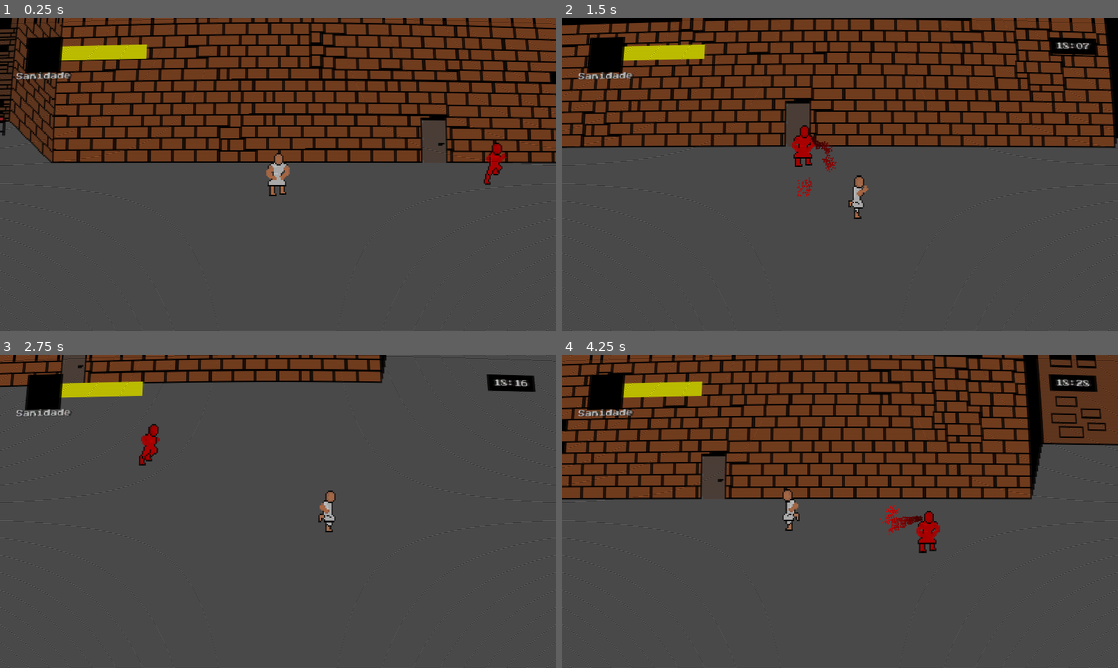
Above: before the commit, frames 1-4 (two rows, left to right).
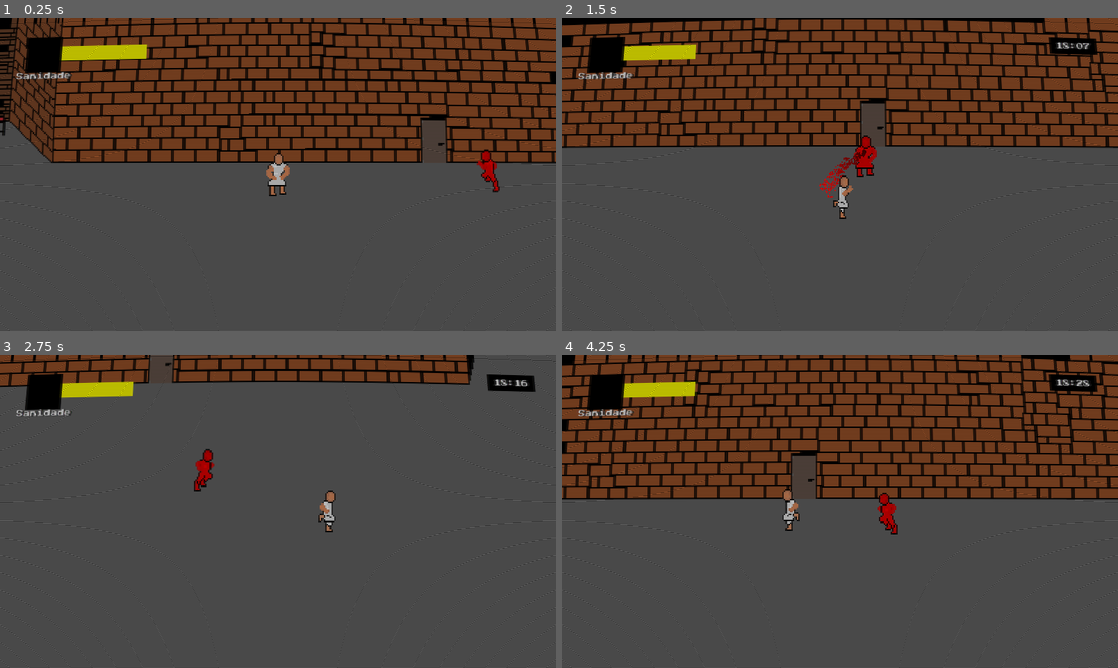
Above: after the commit, the same moments.

Repository: FarofaFaction/Criascript-Jam-Game
Game: Godot game, scene res://Game/Room/room.tscn
The game is run twice, just before and just after one commit, with the same random seed, the same clock (stepped at 60 frames per second) and the same inputs. This scene is started directly instead of the project's main scene.
Inputs:
- Up to frame 1 (0.25 s): no input
- Up to frame 2 (1.5 s): hold Right (ui_right) 0.53-1.28 s; hold Shift (Run) 0.53-1.28 s; hold Down (ui_down) from 1.28 s (still down); tap Shift (Run) at 1.35 s
- Up to frame 3 (2.75 s): release Down (ui_down) at 2.03 s; hold Right (ui_right) from 2.03 s (still down); hold Shift (Run) from 2.03 s (still down)
- Up to frame 4 (4.25 s): release Right (ui_right) at 2.78 s; release Shift (Run) at 2.78 s; hold Up (ui_up) 2.78-3.53 s; tap Shift (Run) at 2.85 s; hold Left (ui_left) from 3.53 s (still down); hold Shift (Run) from 3.53 s (still down)

The runs differ from the first frame. In frame 1, 0.4% of the frame differs, in the area x 85-92%, y 39-56%; in frame 2, 15%; in frame 3, 4.1%; in frame 4, 17%, in the area x 0-100%, y 0-64%.

Commit message:
update

Diff:
--- a/Game/Enemy/State_idle.gd
+++ b/Game/Enemy/State_idle.gd
@@ -29,7 +29,7 @@
 func Physics_Update():
 	if !enemy:
 		Transitioned.emit(self, "EnemyFollow")
-	move_direction = Vector2(0, -1)
+	#move_direction = Vector2(0, -1)
 	enemy.velocity = move_direction * (enemy.speed / 5)
 
 	if (enemy.Target):
--- /dev/null
+++ b/Game/Enemy/red_guy.tscn
@@ -0,0 +1,183 @@
+[gd_scene load_steps=23 format=3 uid="uid://cw6wpkdy5ckht"]
+
+[ext_resource type="Script" path="res://Game/Enemy/enemy.gd" id="1_dhjc1"]
+[ext_resource type="Texture2D" uid="uid://dgq2m1cnwgbv" path="res://Game/Player/idle.png" id="2_oacfn"]
+[ext_resource type="Texture2D" uid="uid://ji8y8qki3vcm" path="res://Game/Player/run.png" id="3_ppg21"]
+[ext_resource type="Script" path="res://Game/state_machine.gd" id="4_ua4s5"]
+[ext_resource type="Script" path="res://Game/Enemy/State_idle.gd" id="5_vodak"]
+[ext_resource type="Script" path="res://Game/Enemy/State_follow.gd" id="6_d7lxm"]
+[ext_resource type="Script" path="res://Game/Enemy/State_VomitAtack.gd" id="7_2xmc2"]
+
+[sub_resource type="CircleShape2D" id="CircleShape2D_8ubhu"]
+radius = 129.557
+
+[sub_resource type="CircleShape2D" id="CircleShape2D_318iq"]
+radius = 16.0
+
+[sub_resource type="AtlasTexture" id="AtlasTexture_rsx66"]
+atlas = ExtResource("2_oacfn")
+region = Rect2(1, 0, 16, 32)
+
+[sub_resource type="AtlasTexture" id="AtlasTexture_880vf"]
+atlas = ExtResource("2_oacfn")
+region = Rect2(18, 0, 16, 32)
+
+[sub_resource type="AtlasTexture" id="AtlasTexture_yjrqb"]
+atlas = ExtResource("2_oacfn")
+region = Rect2(35, 0, 16, 32)
+
+[sub_resource type="AtlasTexture" id="AtlasTexture_55uco"]
+atlas = ExtResource("2_oacfn")
+region = Rect2(52, 0, 16, 32)
+
+[sub_resource type="AtlasTexture" id="AtlasTexture_ye423"]
+atlas = ExtResource("3_ppg21")
+region = Rect2(0, 0, 16, 32)
+
+[sub_resource type="AtlasTexture" id="AtlasTexture_pyfos"]
+atlas = ExtResource("3_ppg21")
+region = Rect2(16, 0, 16, 32)
+
+[sub_resource type="AtlasTexture" id="AtlasTexture_1j1xw"]
+atlas = ExtResource("3_ppg21")
+region = Rect2(32, 0, 16, 32)
+
+[sub_resource type="AtlasTexture" id="AtlasTexture_84bky"]
+atlas = ExtResource("3_ppg21")
+region = Rect2(48, 0, 16, 32)
+
+[sub_resource type="SpriteFrames" id="SpriteFrames_amjbx"]
+animations = [{
+"frames": [{
+"duration": 1.0,
+"texture": SubResource("AtlasTexture_rsx66")
+}, {
+"duration": 1.0,
+"texture": SubResource("AtlasTexture_880vf")
+}, {
+"duration": 1.0,
+"texture": SubResource("AtlasTexture_yjrqb")
+}, {
+"duration": 1.0,
+"texture": SubResource("AtlasTexture_55uco")
+}],
+"loop": true,
+"name": &"Idle",
+"speed": 5.0
+}, {
+"frames": [{
+"duration": 1.0,
+"texture": SubResource("AtlasTexture_ye423")
+}, {
+"duration": 1.0,
+"texture": SubResource("AtlasTexture_pyfos")
+}, {
+"duration": 1.0,
+"texture": SubResource("AtlasTexture_1j1xw")
+}, {
+"duration": 1.0,
+"texture": SubResource("AtlasTexture_84bky")
+}],
+"loop": true,
+"name": &"Run",
+"speed": 5.0
+}]
+
+[sub_resource type="Gradient" id="Gradient_cqdvo"]
+offsets = PackedFloat32Array(0.0549451, 0.879121)
+colors = PackedColorArray(0.259902, 3.29395e-07, 8.42288e-08, 1, 1, 0, 0, 1)
+
+[sub_resource type="GradientTexture1D" id="GradientTexture1D_qalwi"]
+gradient = SubResource("Gradient_cqdvo")
+
+[sub_resource type="ParticleProcessMaterial" id="ParticleProcessMaterial_phj88"]
+particle_flag_disable_z = true
+spread = 10.0
+initial_velocity_min = 60.0
+initial_velocity_max = 70.0
+gravity = Vector3(0, 96, 0)
+color_ramp = SubResource("GradientTexture1D_qalwi")
+
+[sub_resource type="RectangleShape2D" id="RectangleShape2D_odx0j"]
+size = Vector2(16, 6.5)
+
+[node name="RedGuy" type="CharacterBody2D" node_paths=PackedStringArray("DetectionArea", "SelfArea", "animationPlayer")]
+y_sort_enabled = true
+position = Vector2(1102, 428)
+collision_layer = 2
+collision_mask = 2
+motion_mode = 1
+script = ExtResource("1_dhjc1")
+DetectionArea = NodePath("DetectionArea")
+SelfArea = NodePath("SelfArea")
+speed = 100
+animationPlayer = NodePath("Sprite")
+metadata/_edit_group_ = true
+metadata/_edit_pinned_properties_ = [&"DetectionArea", &"SelfArea", &"speed", &"animationPlayer"]
+
+[node name="DetectionArea" type="Area2D" parent="."]
+collision_layer = 0
+collision_mask = 2147483648
+
+[node name="CollisionShape2D" type="CollisionShape2D" parent="DetectionArea"]
+shape = SubResource("CircleShape2D_8ubhu")
+
+[node name="SelfArea" type="Area2D" parent="."]
+collision_layer = 0
+collision_mask = 2147483648
+
+[node name="CollisionShape2D" type="CollisionShape2D" parent="SelfArea"]
+position = Vector2(0, 12)
+shape = SubResource("CircleShape2D_318iq")
+
+[node name="Sprite" type="AnimatedSprite2D" parent="."]
+modulate = Color(1, 0, 0, 1)
+sprite_frames = SubResource("SpriteFrames_amjbx")
+animation = &"Idle"
+autoplay = "Idle"
+
+[node name="VomitAtack" type="Node2D" parent="Sprite"]
+
+[node name="VomitSpray" type="GPUParticles2D" parent="Sprite/VomitAtack"]
+position = Vector2(2, -9)
+emitting = false
+amount = 300
+process_material = SubResource("ParticleProcessMaterial_phj88")
+lifetime = 0.5
+explosiveness = 0.1
+fixed_fps = 10
+collision_base_size = 2.0
+
+[node name="VomitRayCast" type="RayCast2D" parent="Sprite/VomitAtack"]
+position = Vector2(1, 1)
+target_position = Vector2(24, 0)
+collision_mask = 2147483648
+collide_with_areas = true
+collide_with_bodies = false
+
+[node name="CollisionShape2D" type="CollisionShape2D" parent="."]
+position = Vector2(0, 12)
+shape = SubResource("RectangleShape2D_odx0j")
+
+[node name="State Machine" type="Node" parent="." node_paths=PackedStringArray("initial_state")]
+script = ExtResource("4_ua4s5")
+initial_state = NodePath("EnemyIdle")
+
+[node name="EnemyIdle" type="Node" parent="State Machine" node_paths=PackedStringArray("enemy")]
+script = ExtResource("5_vodak")
+enemy = NodePath("../..")
+
+[node name="EnemyFollow" type="Node" parent="State Machine" node_paths=PackedStringArray("enemy")]
+script = ExtResource("6_d7lxm")
+enemy = NodePath("../..")
+
+[node name="EnemyVomitAtack" type="Node" parent="State Machine" node_paths=PackedStringArray("vomit_raycast", "vomit", "enemy", "vomit_timer")]
+script = ExtResource("7_2xmc2")
+vomit_raycast = NodePath("../../Sprite/VomitAtack/VomitRayCast")
+vomit = NodePath("../../Sprite/VomitAtack/VomitSpray")
+enemy = NodePath("../..")
+vomit_timer = NodePath("Timer")
+
+[node name="Timer" type="Timer" parent="State Machine/EnemyVomitAtack"]
+wait_time = 3.0
+one_shot = true
--- /dev/null
+++ b/Game/Player/player.tscn
@@ -0,0 +1,135 @@
+[gd_scene load_steps=16 format=3 uid="uid://7sspjh77o6vm"]
+
+[ext_resource type="Script" path="res://Game/Player/player.gd" id="1_n8fh7"]
+[ext_resource type="Texture2D" uid="uid://dgq2m1cnwgbv" path="res://Game/Player/idle.png" id="2_jplro"]
+[ext_resource type="Texture2D" uid="uid://ji8y8qki3vcm" path="res://Game/Player/run.png" id="3_51uww"]
+[ext_resource type="Texture2D" uid="uid://bchofwuy1kere" path="res://Objects/ToolAssets/blank_circle.png" id="4_4rx7w"]
+
+[sub_resource type="AtlasTexture" id="AtlasTexture_rsx66"]
+atlas = ExtResource("2_jplro")
+region = Rect2(1, 0, 16, 32)
+
+[sub_resource type="AtlasTexture" id="AtlasTexture_880vf"]
+atlas = ExtResource("2_jplro")
+region = Rect2(18, 0, 16, 32)
+
+[sub_resource type="AtlasTexture" id="AtlasTexture_yjrqb"]
+atlas = ExtResource("2_jplro")
+region = Rect2(35, 0, 16, 32)
+
+[sub_resource type="AtlasTexture" id="AtlasTexture_55uco"]
+atlas = ExtResource("2_jplro")
+region = Rect2(52, 0, 16, 32)
+
+[sub_resource type="AtlasTexture" id="AtlasTexture_ye423"]
+atlas = ExtResource("3_51uww")
+region = Rect2(0, 0, 16, 32)
+
+[sub_resource type="AtlasTexture" id="AtlasTexture_pyfos"]
+atlas = ExtResource("3_51uww")
+region = Rect2(16, 0, 16, 32)
+
+[sub_resource type="AtlasTexture" id="AtlasTexture_1j1xw"]
+atlas = ExtResource("3_51uww")
+region = Rect2(32, 0, 16, 32)
+
+[sub_resource type="AtlasTexture" id="AtlasTexture_84bky"]
+atlas = ExtResource("3_51uww")
+region = Rect2(48, 0, 16, 32)
+
+[sub_resource type="SpriteFrames" id="SpriteFrames_amjbx"]
+animations = [{
+"frames": [{
+"duration": 1.0,
+"texture": SubResource("AtlasTexture_rsx66")
+}, {
+"duration": 1.0,
+"texture": SubResource("AtlasTexture_880vf")
+}, {
+"duration": 1.0,
+"texture": SubResource("AtlasTexture_yjrqb")
+}, {
+"duration": 1.0,
+"texture": SubResource("AtlasTexture_55uco")
+}],
+"loop": true,
+"name": &"Idle",
+"speed": 5.0
+}, {
+"frames": [{
+"duration": 1.0,
+"texture": SubResource("AtlasTexture_ye423")
+}, {
+"duration": 1.0,
+"texture": SubResource("AtlasTexture_pyfos")
+}, {
+"duration": 1.0,
+"texture": SubResource("AtlasTexture_1j1xw")
+}, {
+"duration": 1.0,
+"texture": SubResource("AtlasTexture_84bky")
+}],
+"loop": true,
+"name": &"Run",
+"speed": 5.0
+}]
+
+[sub_resource type="RectangleShape2D" id="RectangleShape2D_shqjl"]
+size = Vector2(14, 5)
+
+[sub_resource type="RectangleShape2D" id="RectangleShape2D_cgdn2"]
+size = Vector2(10, 25)
+
+[node name="Player" type="CharacterBody2D" node_paths=PackedStringArray("spritePlayer", "Hitbox") groups=["Player"]]
+y_sort_enabled = true
+position = Vector2(952, 431)
+collision_layer = 2
+collision_mask = 2
+motion_mode = 1
+script = ExtResource("1_n8fh7")
+spritePlayer = NodePath("Sprite")
+Hitbox = NodePath("Hitbox")
+metadata/_edit_group_ = true
+
+[node name="Sprite" type="AnimatedSprite2D" parent="."]
+sprite_frames = SubResource("SpriteFrames_amjbx")
+animation = &"Idle"
+autoplay = "Idle"
+
+[node name="CollisionShape2D" type="CollisionShape2D" parent="."]
+position = Vector2(0, 12.5)
+shape = SubResource("RectangleShape2D_shqjl")
+
+[node name="Ilumination" type="Node2D" parent="."]
+
+[node name="BigLight" type="PointLight2D" parent="Ilumination"]
+blend_mode = 2
+texture = ExtResource("4_4rx7w")
+texture_scale = 10.0
+
+[node name="BigLight2" type="PointLight2D" parent="Ilumination"]
+position = Vector2(0, 45)
+blend_mode = 2
+range_item_cull_mask = 2
+shadow_item_cull_mask = 2
+texture = ExtResource("4_4rx7w")
+texture_scale = 10.0
+
+[node name="SmallLight" type="PointLight2D" parent="Ilumination"]
+visible = false
+shadow_enabled = true
+texture = ExtResource("4_4rx7w")
+
+[node name="CanvasModulate" type="CanvasModulate" parent="Ilumination"]
+
+[node name="Camera2D" type="Camera2D" parent="."]
+zoom = Vector2(5, 5)
+position_smoothing_enabled = true
+
+[node name="Hitbox" type="Area2D" parent="."]
+collision_layer = 2147483648
+collision_mask = 0
+
+[node name="Hitbox" type="CollisionShape2D" parent="Hitbox"]
+position = Vector2(0, 0.5)
+shape = SubResource("RectangleShape2D_cgdn2")
--- a/Game/Room/room.tscn
+++ b/Game/Room/room.tscn
@@ -1,17 +1,10 @@
-[gd_scene load_steps=35 format=3 uid="uid://b46ln0l8u82r0"]
+[gd_scene load_steps=11 format=3 uid="uid://b46ln0l8u82r0"]
 
 [ext_resource type="PackedScene" uid="uid://ca2c7jnemw4ie" path="res://Objects/wall.tscn" id="1_2ok7y"]
 [ext_resource type="PackedScene" uid="uid://dmkbsln86fgm7" path="res://Objects/CanvasLayer.tscn" id="1_604fw"]
-[ext_resource type="Script" path="res://Game/Player/player.gd" id="1_oiii0"]
 [ext_resource type="Texture2D" uid="uid://boce3olqcv7iq" path="res://Objects/mapa 1.png" id="2_g62a8"]
-[ext_resource type="Texture2D" uid="uid://bchofwuy1kere" path="res://Objects/ToolAssets/blank_circle.png" id="5_ac5do"]
-[ext_resource type="Texture2D" uid="uid://dgq2m1cnwgbv" path="res://Game/Player/idle.png" id="5_ec2ay"]
-[ext_resource type="Texture2D" uid="uid://ji8y8qki3vcm" path="res://Game/Player/run.png" id="6_aong0"]
-[ext_resource type="Script" path="res://Game/Enemy/enemy.gd" id="6_yuitw"]
-[ext_resource type="Script" path="res://Game/state_machine.gd" id="7_u8mnb"]
-[ext_resource type="Script" path="res://Game/Enemy/State_idle.gd" id="8_wevek"]
-[ext_resource type="Script" path="res://Game/Enemy/State_follow.gd" id="9_hlltg"]
-[ext_resource type="Script" path="res://Game/Enemy/State_VomitAtack.gd" id="12_8mu51"]
+[ext_resource type="PackedScene" uid="uid://7sspjh77o6vm" path="res://Game/Player/player.tscn" id="4_i14w1"]
+[ext_resource type="PackedScene" uid="uid://cw6wpkdy5ckht" path="res://Game/Enemy/red_guy.tscn" id="8_478uv"]
 
 [sub_resource type="OccluderPolygon2D" id="OccluderPolygon2D_nfg62"]
 closed = false
@@ -29,105 +22,6 @@
 [sub_resource type="OccluderPolygon2D" id="OccluderPolygon2D_gjdmj"]
 closed = false
 polygon = PackedVector2Array(1061, -2, 1060, 119, 844, 111, 844, -3)
-
-[sub_resource type="AtlasTexture" id="AtlasTexture_rsx66"]
-atlas = ExtResource("5_ec2ay")
-region = Rect2(1, 0, 16, 32)
-
-[sub_resource type="AtlasTexture" id="AtlasTexture_880vf"]
-atlas = ExtResource("5_ec2ay")
-region = Rect2(18, 0, 16, 32)
-
-[sub_resource type="AtlasTexture" id="AtlasTexture_yjrqb"]
-atlas = ExtResource("5_ec2ay")
-region = Rect2(35, 0, 16, 32)
-
-[sub_resource type="AtlasTexture" id="AtlasTexture_55uco"]
-atlas = ExtResource("5_ec2ay")
-region = Rect2(52, 0, 16, 32)
-
-[sub_resource type="AtlasTexture" id="AtlasTexture_ye423"]
-atlas = ExtResource("6_aong0")
-region = Rect2(0, 0, 16, 32)
-
-[sub_resource type="AtlasTexture" id="AtlasTexture_pyfos"]
-atlas = ExtResource("6_aong0")
-region = Rect2(16, 0, 16, 32)
-
-[sub_resource type="AtlasTexture" id="AtlasTexture_1j1xw"]
-atlas = ExtResource("6_aong0")
-region = Rect2(32, 0, 16, 32)
-
-[sub_resource type="AtlasTexture" id="AtlasTexture_84bky"]
-atlas = ExtResource("6_aong0")
-region = Rect2(48, 0, 16, 32)
-
-[sub_resource type="SpriteFrames" id="SpriteFrames_amjbx"]
-animations = [{
-"frames": [{
-"duration": 1.0,
-"texture": SubResource("AtlasTexture_rsx66")
-}, {
-"duration": 1.0,
-"texture": SubResource("AtlasTexture_880vf")
-}, {
-"duration": 1.0,
-"texture": SubResource("AtlasTexture_yjrqb")
-}, {
-"duration": 1.0,
-"texture": SubResource("AtlasTexture_55uco")
-}],
-"loop": true,
-"name": &"Idle",
-"speed": 5.0
-}, {
-"frames": [{
-"duration": 1.0,
-"texture": SubResource("AtlasTexture_ye423")
-}, {
-"duration": 1.0,
-"texture": SubResource("AtlasTexture_pyfos")
-}, {
-"duration": 1.0,
-"texture": SubResource("AtlasTexture_1j1xw")
-}, {
-"duration": 1.0,
-"texture": SubResource("AtlasTexture_84bky")
-}],
-"loop": true,
-"name": &"Run",
-"speed": 5.0
-}]
-
-[sub_resource type="RectangleShape2D" id="RectangleShape2D_shqjl"]
-size = Vector2(14, 5)
-
-[sub_resource type="RectangleShape2D" id="RectangleShape2D_cgdn2"]
-size = Vector2(10, 25)
-
-[sub_resource type="CircleShape2D" id="CircleShape2D_8ubhu"]
-radius = 129.557
-
-[sub_resource type="CircleShape2D" id="CircleShape2D_318iq"]
-radius = 16.0
-
-[sub_resource type="Gradient" id="Gradient_cqdvo"]
-offsets = PackedFloat32Array(0.0549451, 0.879121)
-colors = PackedColorArray(0.259902, 3.29395e-07, 8.42288e-08, 1, 1, 0, 0, 1)
-
-[sub_resource type="GradientTexture1D" id="GradientTexture1D_qalwi"]
-gradient = SubResource("Gradient_cqdvo")
-
-[sub_resource type="ParticleProcessMaterial" id="ParticleProcessMaterial_phj88"]
-particle_flag_disable_z = true
-spread = 10.0
-initial_velocity_min = 60.0
-initial_velocity_max = 70.0
-gravity = Vector3(0, 96, 0)
-color_ramp = SubResource("GradientTexture1D_qalwi")
-
-[sub_resource type="RectangleShape2D" id="RectangleShape2D_odx0j"]
-size = Vector2(16, 6.5)
 
 [node name="Room" type="Node2D"]
 y_sort_enabled = true
@@ -345,137 +239,6 @@
 occluder = SubResource("OccluderPolygon2D_gjdmj")
 occluder_light_mask = 2
 
-[node name="Player" type="CharacterBody2D" parent="." node_paths=PackedStringArray("spritePlayer", "Hitbox") groups=["Player"]]
-y_sort_enabled = true
-position = Vector2(952, 431)
-collision_layer = 2
-collision_mask = 2
-motion_mode = 1
-script = ExtResource("1_oiii0")
-spritePlayer = NodePath("Sprite")
-Hitbox = NodePath("Hitbox")
-metadata/_edit_group_ = true
-
-[node name="Sprite" type="AnimatedSprite2D" parent="Player"]
-sprite_frames = SubResource("SpriteFrames_amjbx")
-animation = &"Idle"
-autoplay = "Idle"
-
-[node name="CollisionShape2D" type="CollisionShape2D" parent="Player"]
-position = Vector2(0, 12.5)
-shape = SubResource("RectangleShape2D_shqjl")
-
-[node name="Ilumination" type="Node2D" parent="Player"]
-
-[node name="BigLight" type="PointLight2D" parent="Player/Ilumination"]
-blend_mode = 2
-texture = ExtResource("5_ac5do")
-texture_scale = 10.0
-
-[node name="BigLight2" type="PointLight2D" parent="Player/Ilumination"]
-position = Vector2(0, 45)
-blend_mode = 2
-range_item_cull_mask = 2
-shadow_item_cull_mask = 2
-texture = ExtResource("5_ac5do")
-texture_scale = 10.0
-
-[node name="SmallLight" type="PointLight2D" parent="Player/Ilumination"]
-visible = false
-shadow_enabled = true
-texture = ExtResource("5_ac5do")
-
-[node name="CanvasModulate" type="CanvasModulate" parent="Player/Ilumination"]
-
-[node name="Camera2D" type="Camera2D" parent="Player"]
-zoom = Vector2(5, 5)
-position_smoothing_enabled = true
-
-[node name="Hitbox" type="Area2D" parent="Player"]
-collision_layer = 2147483648
-collision_mask = 0
-
-[node name="Hitbox" type="CollisionShape2D" parent="Player/Hitbox"]
-position = Vector2(0, 0.5)
-shape = SubResource("RectangleShape2D_cgdn2")
-
-[node name="Enemy" type="CharacterBody2D" parent="." node_paths=PackedStringArray("DetectionArea", "SelfArea", "animationPlayer")]
-y_sort_enabled = true
-position = Vector2(1102, 428)
-collision_layer = 2
-collision_mask = 2
-motion_mode = 1
-script = ExtResource("6_yuitw")
-DetectionArea = NodePath("DetectionArea")
-SelfArea = NodePath("SelfArea")
-speed = 100
-animationPlayer = NodePath("Sprite")
-metadata/_edit_group_ = true
-metadata/_edit_pinned_properties_ = [&"DetectionArea", &"SelfArea", &"speed", &"animationPlayer"]
-
-[node name="DetectionArea" type="Area2D" parent="Enemy"]
-collision_layer = 0
-collision_mask = 2147483648
-
-[node name="CollisionShape2D" type="CollisionShape2D" parent="Enemy/DetectionArea"]
-shape = SubResource("CircleShape2D_8ubhu")
-
-[node name="SelfArea" type="Area2D" parent="Enemy"]
-collision_layer = 0
-collision_mask = 2147483648
-
-[node name="CollisionShape2D" type="CollisionShape2D" parent="Enemy/SelfArea"]
-position = Vector2(0, 12)
-shape = SubResource("CircleShape2D_318iq")
-
-[node name="Sprite" type="AnimatedSprite2D" parent="Enemy"]
-modulate = Color(1, 0, 0, 1)
-sprite_frames = SubResource("SpriteFrames_amjbx")
-animation = &"Idle"
-autoplay = "Idle"
-
-[node name="VomitAtack" type="Node2D" parent="Enemy/Sprite"]
-
-[node name="VomitSpray" type="GPUParticles2D" parent="Enemy/Sprite/VomitAtack"]
-position = Vector2(2, -9)
-emitting = false
-amount = 300
-process_material = SubResource("ParticleProcessMaterial_phj88")
-lifetime = 0.5
-explosiveness = 0.1
-fixed_fps = 10
-collision_base_size = 2.0
-
-[node name="VomitRayCast" type="RayCast2D" parent="Enemy/Sprite/VomitAtack"]
-position = Vector2(1, 1)
-target_position = Vector2(24, 0)
-collision_mask = 2147483648
-collide_with_areas = true
-collide_with_bodies = false
-
-[node name="CollisionShape2D" type="CollisionShape2D" parent="Enemy"]
-position = Vector2(0, 12)
-shape = SubResource("RectangleShape2D_odx0j")
-
-[node name="State Machine" type="Node" parent="Enemy" node_paths=PackedStringArray("initial_state")]
-script = ExtResource("7_u8mnb")
-initial_state = NodePath("EnemyIdle")
-
-[node name="EnemyIdle" type="Node" parent="Enemy/State Machine" node_paths=PackedStringArray("enemy")]
-script = ExtResource("8_wevek")
-enemy = NodePath("../..")
-
-[node name="EnemyFollow" type="Node" parent="Enemy/State Machine" node_paths=PackedStringArray("enemy")]
-script = ExtResource("9_hlltg")
-enemy = NodePath("../..")
-
-[node name="EnemyVomitAtack" type="Node" parent="Enemy/State Machine" node_paths=PackedStringArray("vomit_raycast", "vomit", "enemy", "vomit_timer")]
-script = ExtResource("12_8mu51")
-vomit_raycast = NodePath("../../Sprite/VomitAtack/VomitRayCast")
-vomit = NodePath("../../Sprite/VomitAtack/VomitSpray")
-enemy = NodePath("../..")
-vomit_timer = NodePath("Timer")
-
-[node name="Timer" type="Timer" parent="Enemy/State Machine/EnemyVomitAtack"]
-wait_time = 3.0
-one_shot = true
+[node name="Player" parent="." instance=ExtResource("4_i14w1")]
+
+[node name="RedGuy" parent="." instance=ExtResource("8_478uv")]
